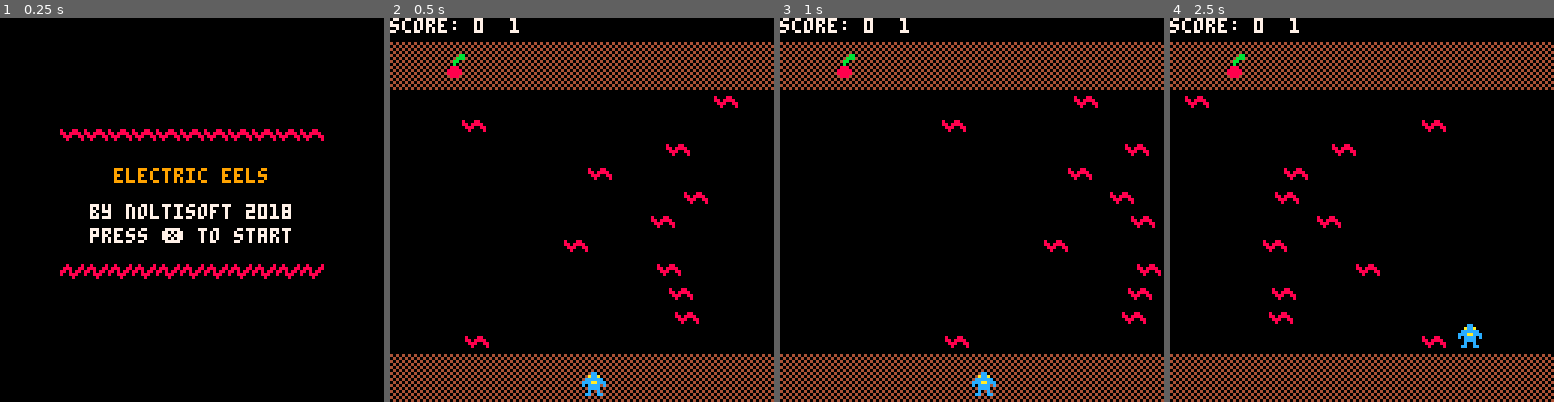
Above: before the commit, frames 1-4 (left to right).
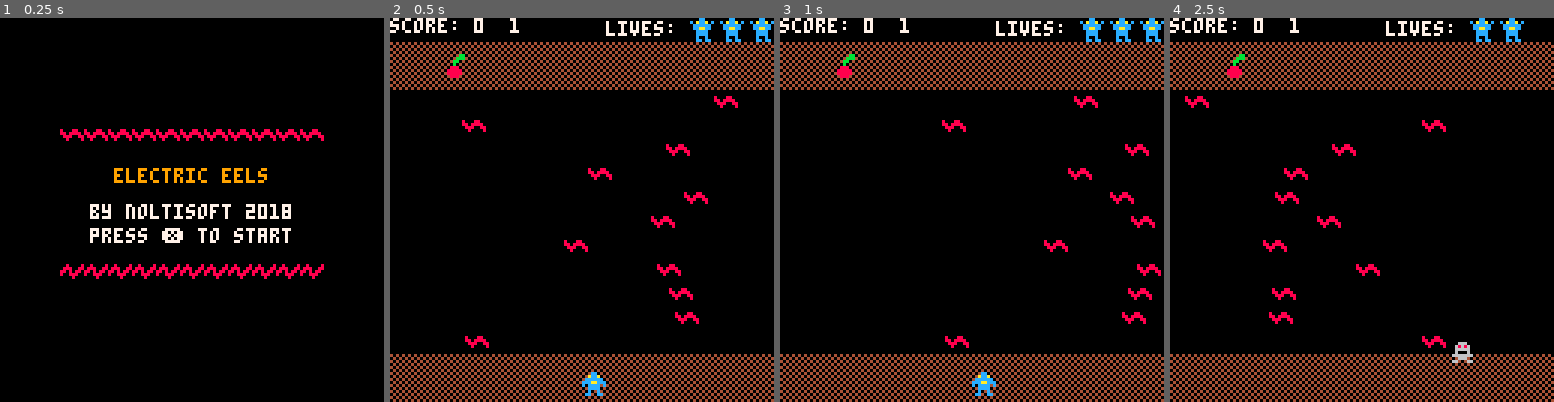
Above: after the commit, the same moments.

Repository: HNE74/pico8
Game: PICO-8 cartridge eleceel/eleceel.p8
Two runs of this game, one before a commit and one after it. Both use one fixed random seed, a clock stepped at 60 frames per second and the inputs below.
Inputs:
- Up to frame 1 (0.25 s): no input
- Up to frame 2 (0.5 s): tap X (X key) at 0.33 s
- Up to frame 3 (1 s): no input
- Up to frame 4 (2.5 s): tap X (X key) at 1.07, 1.85 s; hold Right 1.6-2.1 s; hold Up 2.15-2.42 s; hold Right from 2.47 s (still down)

Frame 1 is identical in both runs. In frame 2, 0.9% of the frame differs, in the area x 56-100%, y 0-7%; in frame 3, 0.9%; in frame 4, 1.1%, in the area x 56-93%, y 0-90%.

Commit message:
Added Life counter and Game Over

Diff:
--- a/eleceel/eleceel.p8
+++ b/eleceel/eleceel.p8
@@ -10,6 +10,8 @@
 function _init()
   game.state=0
   game.lblcolor=1
+  game.wait=0
+  game.lives=0
 end
 
 function init_player()
@@ -21,6 +23,7 @@
   player.xspeed=0
   player.yspeed=0
   player.score=0
+  player.state=0
 end
 
 function init_fruit()
@@ -35,6 +38,7 @@
 end
 
 function init_worms()
+  worms={}
   y=24
   for i=1,11 do
 		  x=rnd(100)+8
@@ -53,7 +57,7 @@
 function _draw()
   if(game.state==0) then
     draw_welcome()
-  elseif(game.state==1) then
+  elseif(game.state==1) or (game.state==2) then
     draw_game()
   end
 end
@@ -77,10 +81,28 @@
   print("score: "..player.score.."  "..fruit.state)
   map(0,0, 0,8, 16,2)
   map(0,0, 0,112, 16,2)
+  cursor(72,1)
+  print("lives:")
+  for i=0,game.lives-1 do
+    spr(4,100+i*10,0)
+  end
+
   spr(player.sprite, player.x, player.y)
-  for w in all(worms) do
-    spr(w.sprite, w.x, w.y)
-  end
+
+  if(game.state==2) then
+    cursor(50,60)
+    print("game over!")
+    game.wait+=1
+    if(game.wait>100) then
+      game.wait=0
+      game.state=0
+    end
+  else
+    for w in all(worms) do
+      spr(w.sprite, w.x, w.y)
+    end
+  end
+
   if (fruit.x>-1) and (fruit.y>-1) then
     spr(fruit.sprite, fruit.x, fruit.y)
   end
@@ -105,6 +127,7 @@
     init_worms()
     init_fruit()
     game.state=1
+    game.lives=3
   end
 end
 
@@ -135,6 +158,7 @@
   end
 
   if (fruit.oldstate==1) and (fruit.state==2) then
+    sfx(0)
     fruit.sprite+=3
     fruit.scnt+=1
     if(fruit.sprite==9) then
@@ -180,6 +204,21 @@
   player.xspeed=0
   player.yspeed=0
 
+  if(player.state==1) then
+  	 game.wait+=1
+  	 if(game.wait==50) and (game.lives>0) then
+  	   game.wait=0
+  	   player.state=0
+      player.x=128/2
+      player.y=118
+      player.sprite=3
+  	 elseif(game.wait==50) and (game.lives<=0) then
+  	   game.wait=0
+  	   game.state=2
+  	 end
+  	 return
+  end
+
   if(btn(0)) then
     player.xspeed=-2
   elseif(btn(1)) then
@@ -200,8 +239,9 @@
   end
 
   if(player.xspeed~=0) or (player.yspeed~=0) then
+    sfx(2)
     player.sprite+=1
-    if player.sprite>5 then
+    if(player.sprite>5) then
       player.sprite=3
     end
   end
@@ -221,10 +261,14 @@
 end
 
 function check_player_worm_coll()
-  wormcol=false
   for w in all(worms) do
     if(intersect(player, w)) then
-      wormcol=true
+      if(player.state==0) then
+        sfx(1)
+        game.lives-=1
+      end
+      player.state=1
+      player.sprite=12
       break
     end
   end
@@ -237,13 +281,13 @@
   end
 end
 __gfx__
-000000000000000000000000000cc000000cc000000cc00000000000000000bb0000044400707777777077777770777700000000000000000000000000000000
-00000000000000000000000000acca00c0acca0c00acca00000bbb0000000bbb0000044007707007007070077000700700000000000000000000000000000000
-8000880000000000008000080cccccc00cccccc00cccccc000bbbaa00000bb0000000a9077707007007070077000700700000000000000000000000000000000
-880888808888888808880088cccaaccc0ccaacc0cccaaccc0bbbbbaa0000b00000000a9000707007777070077770700700000000000000000000000000000000
-088800888888888888080880c0cccc0c00cccc0000cccc000bbbbbba000888000000aa9000707007700070070070700700000000000000000000000000000000
-00800008000000008008880000cccc0000cccc0000cccc000bbbbbbb008888800009a99000707007700070070070700700000000000000000000000000000000
-00000000000000000000800000c00c0000c00c0000c00c0000bbbbb0008888800a99a90000707007700070070070700700000000000000000000000000000000
+000000000000000000000000000cc000000cc000000cc00000000000000000bb0000044400707777777077777770777700666000000000000000000000000000
+00000000000000000000000000acca00c0acca0c00acca00000bbb0000000bbb0000044007707007007070077000700706868600000000000000000000000000
+8000880000000000008000080cccccc00cccccc00cccccc000bbbaa00000bb0000000a9077707007007070077000700706666600000000000000000000000000
+880888808888888808880088cccaaccc0ccaacc0cccaaccc0bbbbbaa0000b00000000a9000707007777070077770700706000600000000000000000000000000
+088800888888888888080880c0cccc0c00cccc0000cccc000bbbbbba000888000000aa9000707007700070070070700766666660000000000000000000000000
+00800008000000008008880000cccc0000cccc0000cccc000bbbbbbb008888800009a99000707007700070070070700700666000000000000000000000000000
+00000000000000000000800000c00c0000c00c0000c00c0000bbbbb0008888800a99a90000707007700070070070700766000660000000000000000000000000
 0000000000000000000000000cc00cc000cc0cc00cc0cc00000bbb000008880000aaa00000707777777077777770777700000000000000000000000000000000
 40404040000000000000000000000000000000000000000000000000000000000000000000000000000000000000000000000000000000000000000000000000
 04040404000000000000000000000000000000000000000000000000000000000000000000000000000000000000000000000000000000000000000000000000
Not shown, changed: the sound effects (__sfx__) section of eleceel/eleceel.p8
